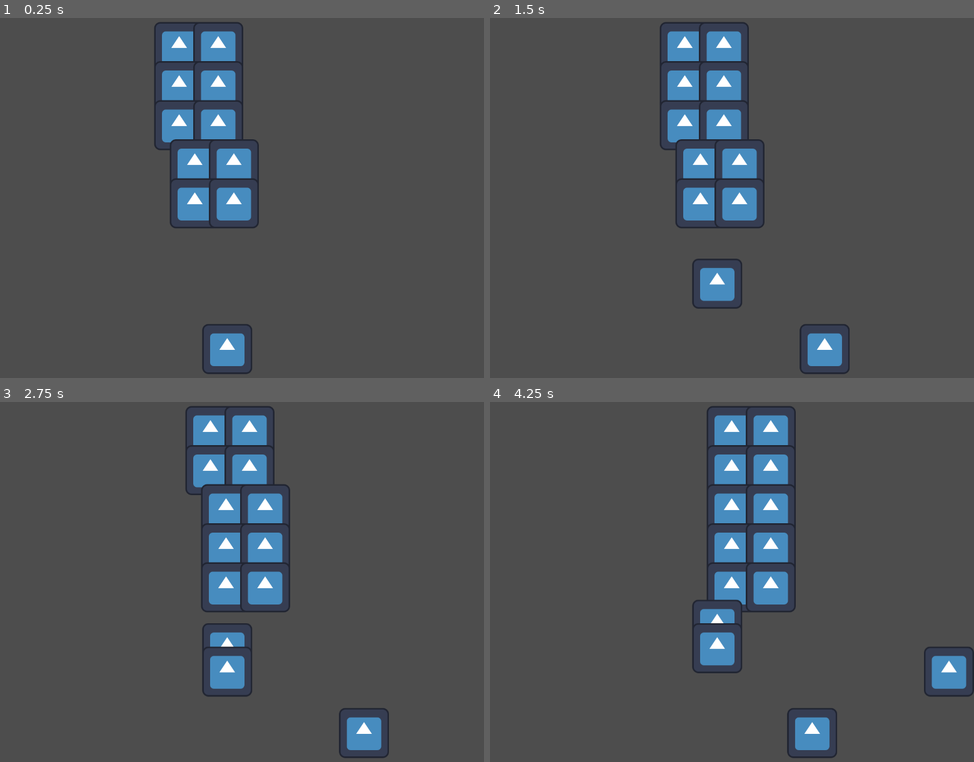
Above: before the commit, frames 1-4 (two rows, left to right).
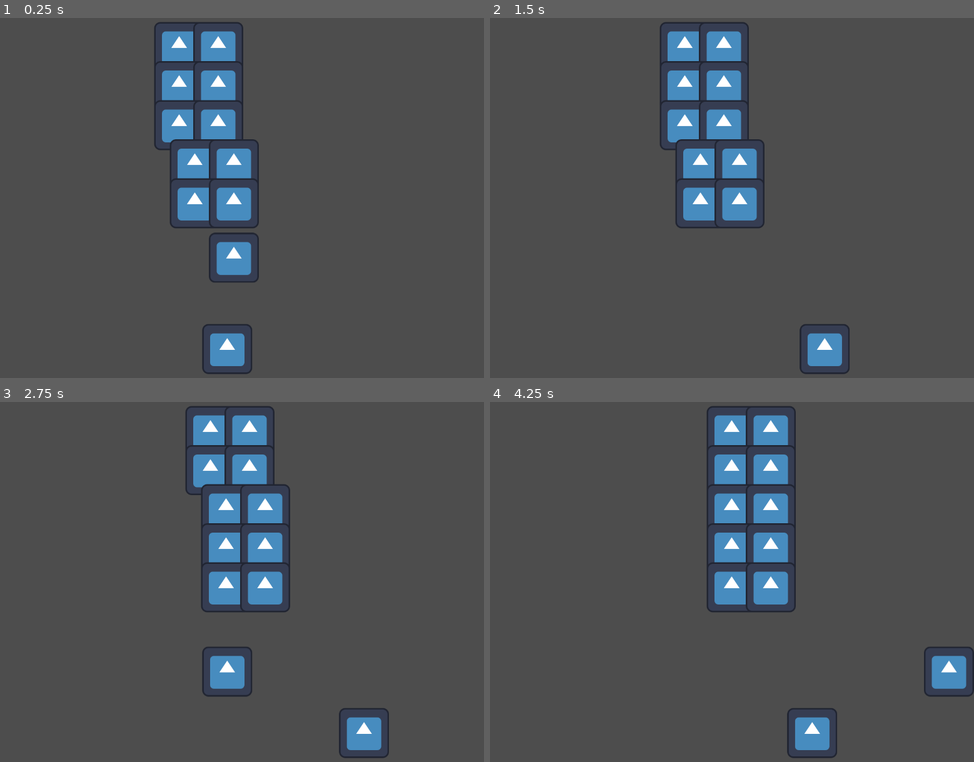
Above: after the commit, the same moments.

Repository: districtjackson/space-invaders
Game: Godot game, scene res://main.tscn
Same seed, same stepped clock (60 frames per second), same inputs: the game is played once before the commit and once after it. The engine's default icon, where the game draws it, is replaced by a stand-in: a white triangle on a blue panel in a dark square.
Inputs:
- Up to frame 1 (0.25 s): no input
- Up to frame 2 (1.5 s): hold Right (right) 0.53-1.28 s; hold Space (shoot) 0.53-1.28 s; hold Left (left) from 1.28 s (still down); tap Space (shoot) at 1.35 s
- Up to frame 3 (2.75 s): release Left (left) at 2.03 s; hold Right (right) from 2.03 s (still down); hold Space (shoot) from 2.03 s (still down)
- Up to frame 4 (4.25 s): release Space (shoot) at 2.78 s; tap Space (shoot) at 2.85 s; release Right (right) at 3.53 s; hold Left (left) from 3.53 s (still down); hold Space (shoot) from 3.53 s (still down)

The runs differ from the first frame. In frame 1, 0.9% of the frame differs, in the area x 43-54%, y 59-74%; in frame 2, 0.8%; in frame 3, 0.4%; in frame 4, 1.3%, in the area x 41-53%, y 54-76%.

Commit message:
Enemy shooting implemented
08/07/23

Diff:
--- a/Player.gd
+++ b/Player.gd
@@ -34,4 +34,5 @@
 	var rocket = projectile_scene.instantiate()
 	rocket.get_child(0).texture = rocket_sprite
 	rocket.position = Vector2(position.x, position.y - 130)
+	rocket.set_direction(1)
 	get_parent().add_child(rocket)
--- a/main.gd
+++ b/main.gd
@@ -3,6 +3,9 @@
 signal direction_switched
 
 @export var enemy_scene: PackedScene
+@export var projectile_scene: PackedScene
+
+var rocket_sprite = load("res://icon.svg")
 
 # Enemy grid settings
 @export var enemy_row_count = 4 # Number of enemies per row
@@ -17,26 +20,31 @@
 @export var left_bound = 20
 @export var right_bound = 940
 
+# Enemy settings
 @export var enemy_movement_speed = 1
+@export var enemy_shooting_cooldown = 3
 
 # Enemy grid
 var enemies = []
 
 var remaining_enemies = 0
 var enemy_hori_movement_direction = 1 # Should be 1 or -1
-var last_enemy_movement = 0
 var enemy_row_movement_timer
 var direction_change_last_move = false
+var last_enemy_shot = 0
 
 # Called when the node enters the scene tree for the first time.
 func _ready():
 	_spawn_enemies()
 	enemy_row_movement_timer = float(enemy_movement_speed) / float(enemy_col_count) # All rows should move before the cycle restarts
+	enemy_shooting_cooldown *= 1000
 	_move_enemies()
 
 # Called every frame. 'delta' is the elapsed time since the previous frame.
 func _process(delta):
-	pass
+	if(Time.get_ticks_msec() - last_enemy_shot > enemy_shooting_cooldown):
+		_shoot_enemies()
+		last_enemy_shot = Time.get_ticks_msec()
 
 func _spawn_enemies():
 	var y_tally = enemy_pos_y
@@ -120,6 +128,7 @@
 	# If shooting randomly, generate a random number, and then iterate through the columns, ticking
 	# off the count with each one (if a column has zero aliens, it doesn't count)
 	# Once the counter is chosen, find the lowest alien and shoot.
+
 	if(randf() > 0.8):
 		_shoot_randomly()
 	else:
@@ -138,8 +147,8 @@
 			if(enemies[i][j] == null):
 				continue
 			else:
-				if(abs(enemies[i][j] - player_x) < x_difference):
-					x_difference = abs(enemies[i][j] - player_x)
+				if(abs(enemies[i][j].position.x - player_x) < x_difference):
+					x_difference = abs(enemies[i][j].position.x - player_x)
 					closest_column = j
 					break
 
@@ -147,14 +156,38 @@
 	for i in range(enemy_col_count -1, -1, -1): # Start from the bottom
 		if(enemies[i][closest_column] != null):
 			_shoot_projectile(enemies[i][closest_column])
+			return
 
 # Chooses a random enemy to shoot
 func _shoot_randomly():
-	_shoot_projectile(1)
+	var random_counter = randi_range(1, enemy_row_count)
+	var chosen_column = 0
+
+	# Choose random column
+	for j in range(enemy_row_count): # Columns
+
+		for i in range(enemy_col_count): # Rows
+			if(enemies[i][j] == null):
+				continue
+			elif(random_counter <= 0): # If counter is finished and this column has an enemy, choose it
+				chosen_column = j
+			else: # If column has an enemy, decrement the counter and move on
+				random_counter -= 1
+				break
+
+	# Find lowest enemy
+	for i in range(enemy_col_count -1, -1, -1): # Start from the bottom
+		if(enemies[i][chosen_column] != null):
+			_shoot_projectile(enemies[i][chosen_column])
+			return
 
 # Once the enemy to shoot is chosen, actually do the firing
 func _shoot_projectile(enemy):
-	pass
+	var rocket = projectile_scene.instantiate()
+	rocket.get_child(0).texture = rocket_sprite # Choose enemy rocket texture
+	rocket.position = Vector2(enemy.position.x, enemy.position.y + 130) # Spawn beneath enemy
+	rocket.set_direction(-1)
+	add_child(rocket)
 
 # Called when an enemy dies, telling main to decrease count of remaining enemies
 func change_enemy_count():
--- a/main.tscn
+++ b/main.tscn
@@ -1,12 +1,14 @@
-[gd_scene load_steps=4 format=3 uid="uid://xqgaacd0uyyg"]
+[gd_scene load_steps=5 format=3 uid="uid://xqgaacd0uyyg"]
 
 [ext_resource type="PackedScene" uid="uid://df6f78rc4ii6l" path="res://player.tscn" id="1_t7ckm"]
 [ext_resource type="Script" path="res://main.gd" id="1_ttow7"]
 [ext_resource type="PackedScene" uid="uid://w2bmr81oxqu1" path="res://enemy.tscn" id="2_w0tq7"]
+[ext_resource type="PackedScene" uid="uid://b6qpr5w3wnv6a" path="res://projectile.tscn" id="3_e8bls"]
 
 [node name="Main" type="Node2D"]
 script = ExtResource("1_ttow7")
 enemy_scene = ExtResource("2_w0tq7")
+projectile_scene = ExtResource("3_e8bls")
 enemy_row_count = 2
 enemy_col_count = 5
 enemy_pos_x = 500
--- a/projectile.gd
+++ b/projectile.gd
@@ -1,6 +1,7 @@
 extends Area2D
 
 var speed = 40
+var direction = 1 # 1 for Up and -1 for down
 
 # Called when the node enters the scene tree for the first time.
 func _ready():
@@ -9,8 +10,11 @@
 
 # Called every frame. 'delta' is the elapsed time since the previous frame.
 func _process(delta):
-	position += Vector2(0, -speed) * delta
+	position += Vector2(0, direction * -speed) * delta
 
 
 func _on_area_entered(area):
 	queue_free()
+
+func set_direction(d):
+	direction = d
